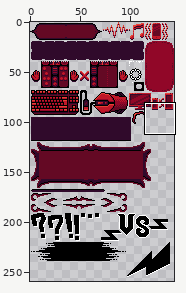
Two states of a pixel-art file, Succubus/Sprites/UIElements.aseprite. The first picture is a wide view before the edit; the outline marks the close-up.
Close-up. Earlier state:
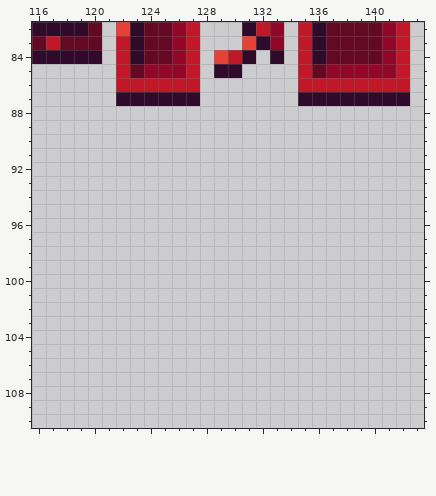
144x288 pixels, 1 frame. Shown: x 116..143, y 82..110. The wide view leaves out empty margins.
New version:
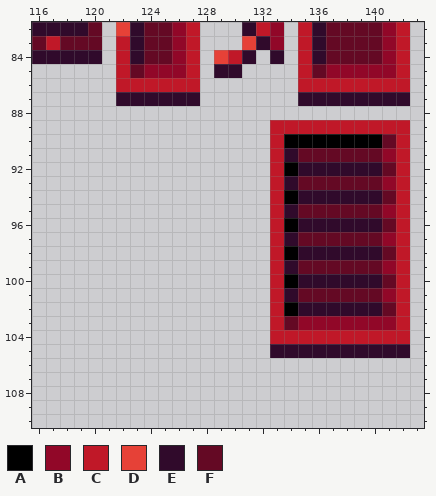
Palette (. is transparent): A #000000  B #910728  C #c01828  D #e64137  E #300a2b  F #640924
Changes in this commit:
--- layer "Layer 1"
@@ x 131..143 @@
  88 .............
- 89 .............
- 90 .............
- 91 .............
- 92 .............
- 93 .............
- 94 .............
- 95 .............
- 96 .............
- 97 .............
- 98 .............
- 99 .............
-100 .............
-101 .............
-102 .............
-103 .............
-104 .............
-105 .............
+ 89 ..CCCCCCCCCC.
+ 90 ..CAAAAAAAFC.
+ 91 ..CEFFFFFFBC.
+ 92 ..CAEEEEEEFC.
+ 93 ..CEFFFFFFBC.
+ 94 ..CAEEEEEEFC.
+ 95 ..CEFFFFFFBC.
+ 96 ..CAEEEEEEFC.
+ 97 ..CEFFFFFFBC.
+ 98 ..CAEEEEEEFC.
+ 99 ..CEFFFFFFBC.
+100 ..CAEEEEEEFC.
+101 ..CEFFFFFFBC.
+102 ..CAEEEEEEFC.
+103 ..CFBBBBBBBC.
+104 ..CCCCCCCCCC.
+105 ..EEEEEEEEEE.
 106 .............
Boxes around the changes in both close-ups, in picture pixels (x1, y1, x2, y2):
added: (270, 120, 410, 358)
